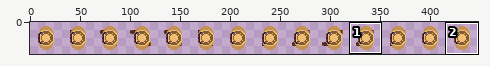
Two states of a sprite sheet, src/resources/wiseman.png. Above, an overview of the earlier version with the close-up marked.
Close-up. Earlier state:
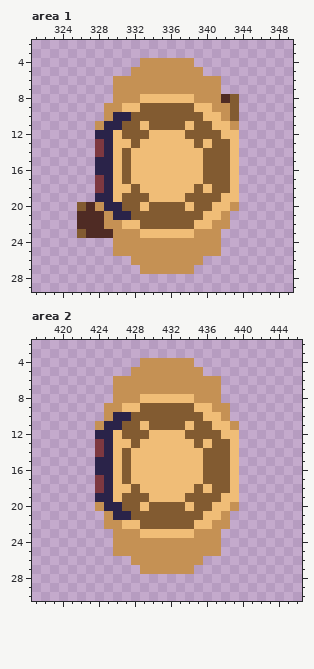
The file is 448x32 pixels. Shown: area 1: x 321..349, y 2..29; area 2: x 417..446, y 2..30. The commit also changed other parts of the picture, which this record leaves out.
After the commit:
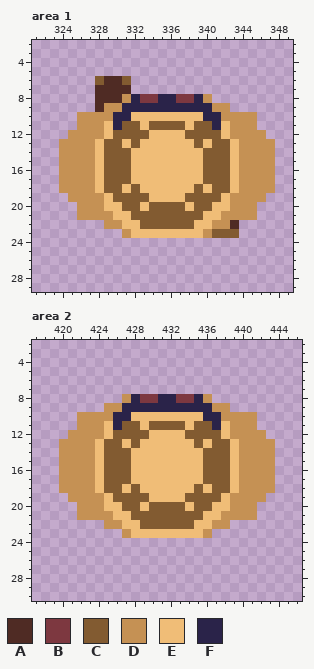
Palette (. is transparent): A #4f2b24  B #7d3840  C #825b31  D #c59154  E #f0bd77  F #2a2349
Changes in this commit:
Changed rows in their new state; - is an unchanged pixel.
Area 1:
first column x 324:
 4 ---------......---------
 5 --------........--------
 6 ----CAAC..........------
 7 ----AAAA..........------
 8 ----AAA-FBBFFBBF-...----
 9 ----A--FFFFFFFFFF--.----
10 --DDD---EEEEEEEEFF-DDD--
11 --DD-E-----------F--DD--
12 -DDDDEC------------DDDD-
13 DDDDECC-------------DDDD
14 DDDDECC-------------DDDD
15 DDDDECC-------------DDDD
16 DDDDECC-------------DDDD
17 DDDDECC-------------DDDD
18 DDDDECC-------------DDDD
19 -DDDDEC------------DDDD-
20 --DD-EE-------------DD--
21 --DDD-EE-----------DDD--
22 --...--------------A----
23 --.....-E------E-CCC----
24 ------............------
25 ------............------
26 --------........--------
27 ---------......---------
Area 2:
first column x 420:
 4 ---------......---------
 5 --------........--------
 6 ------............------
 7 ------............------
 8 ------.-FBBFFBBF-.------
 9 -------FFFFFFFFFF-------
10 --DDD---EEEEEEEEFF-DDD--
11 --DD-E-----------F--DD--
12 -DDDDEC------------DDDD-
13 DDDDECC-------------DDDD
14 DDDDECC-------------DDDD
15 DDDDECC-------------DDDD
16 DDDDECC-------------DDDD
17 DDDDECC-------------DDDD
18 DDDDECC-------------DDDD
19 -DDDDEC------------DDDD-
20 --DD-EE-------------DD--
21 --DDD-EE-----------DDD--
23 ------.-E------E-.------
24 ------............------
25 ------............------
26 --------........--------
27 ---------......---------
Pixel boxes of the changes (left, top, right, bottom) in both close-ups:
changed: (59, 58, 275, 274)
changed: (59, 358, 275, 574)
